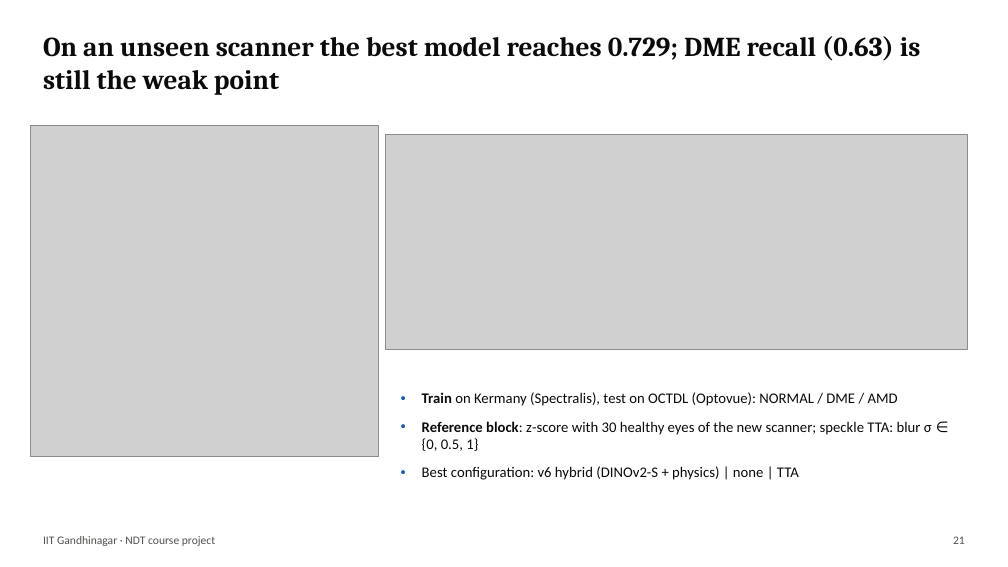
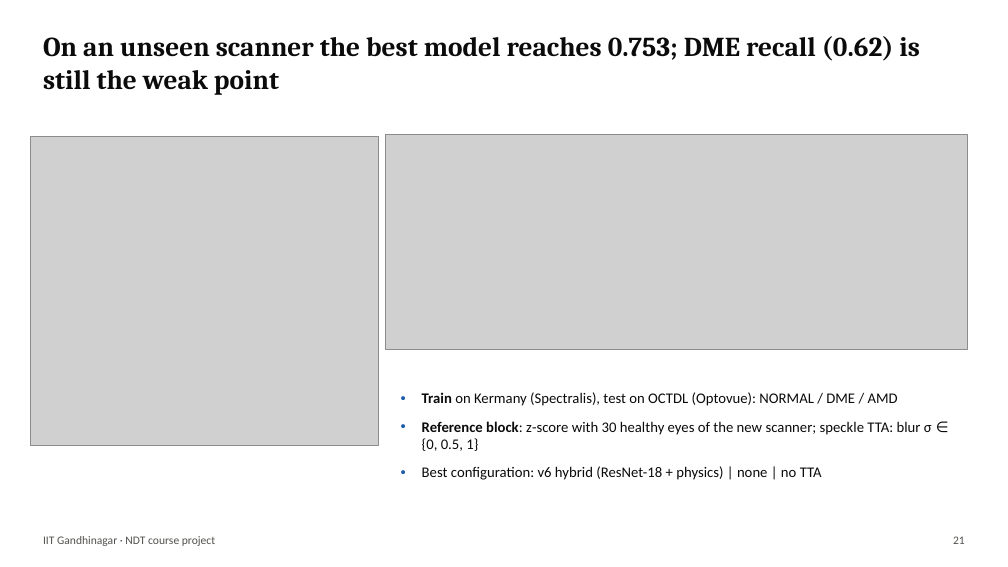
Before and after one commit to Harsh-jain12/retinal-oct-physics-ml, a slide deck: slide 21 of presentation/Retinal_OCT_Physics_ML.pptx. Drawn at 1008x567 pixels with LibreOffice and Linux fonts; fonts in the diff are those of the drawing; grey boxes stand for pictures. Boxes give left, top, right and bottom in pixels: in the first picture for what was removed or moved away, otherwise in the second. Text is boxed around its words. In the diff, an @@ line names an element or a change of style, - is before the commit and + after.

```diff
--- a/presentation/Retinal_OCT_Physics_ML.pptx
+++ b/presentation/Retinal_OCT_Physics_ML.pptx
@@ text at (43,36,920,95): text changed @@
-On an unseen scanner the best model reaches 0.729; DME recall (0.63) is still the weak point
+On an unseen scanner the best model reaches 0.753; DME recall (0.62) is still the weak point
@@ picture: place and size @@
-picture at (30,126,378,457)
+picture at (30,136,378,446)
@@ text at (422,466,822,480): text changed @@
-• Best configuration: v6 hybrid (DINOv2-S + physics) | none | TTA
+• Best configuration: v6 hybrid (ResNet-18 + physics) | none | no TTA
```
Also in this commit, not shown: 8 other slides changed, 2 slides added, 20 other files.
